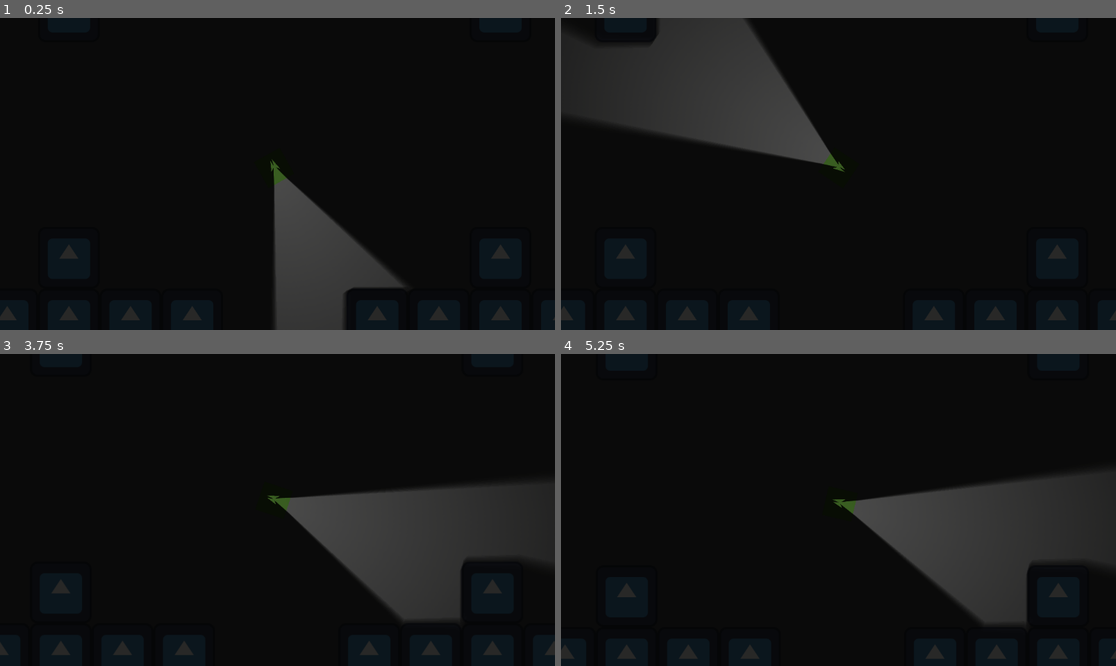
Above: before the commit, frames 1-4 (two rows, left to right).
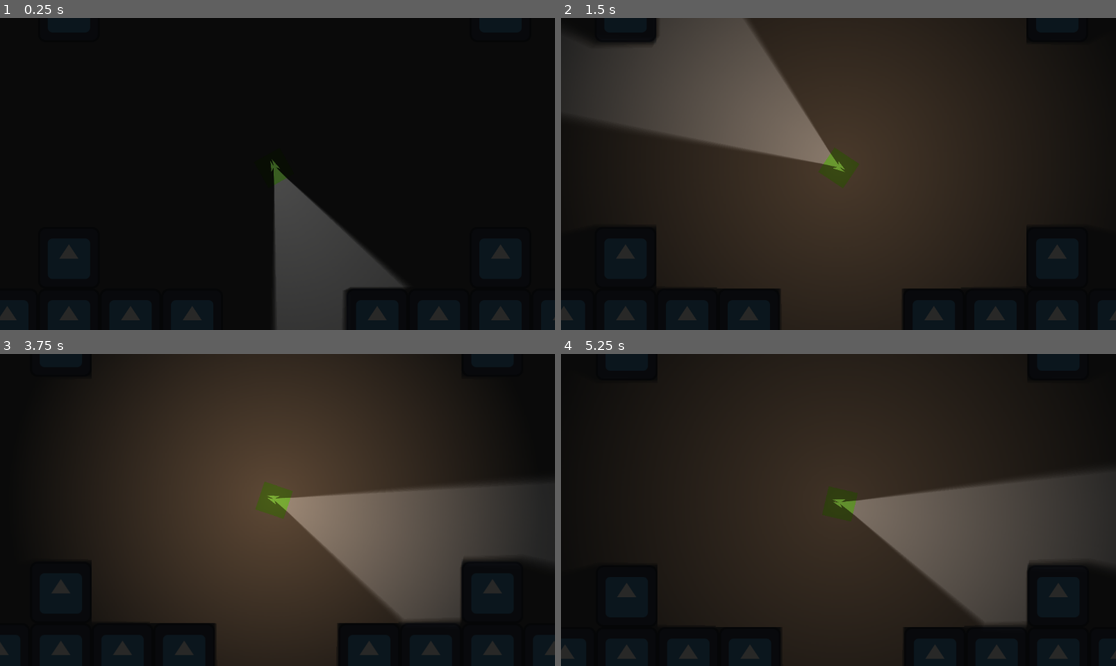
Above: after the commit, the same moments.

Repository: delaitaris/top-down-movement-game
Game: Godot game, scene res://scenes/game.tscn
The game is run twice, just before and just after one commit, with the same random seed, the same clock (stepped at 60 frames per second) and the same inputs. The engine's default icon, where the game draws it, is replaced by a stand-in: a white triangle on a blue panel in a dark square.
Inputs (mouse positions are in pixels of both pictures, inside the frame that each line leads up to):
- Up to frame 1 (0.25 s): no input
- Up to frame 2 (1.5 s): tap Enter at 0.5 s; move the mouse to (749, 105) at 0.52 s; tap A (a) at 0.6 s; click (749, 105) at 0.67 s; tap D (d) at 0.8, 1.35 s; move the mouse to (749, 105) at 1.27 s; click (749, 105) at 1.42 s
- Up to frame 3 (3.75 s): tap S (s) at 1.55, 2.1 s; move the mouse to (188, 444) at 2.02 s; click (188, 444) at 2.3 s; tap Space at 2.75 s; move the mouse to (188, 441) at 2.77 s; click (188, 441) at 2.85 s; tap W (w) at 3.05, 3.6 s; move the mouse to (444, 556) at 3.52 s; click (444, 556) at 3.67 s
- Up to frame 4 (5.25 s): tap A (a) at 3.8, 4.35 s; move the mouse to (672, 463) at 4.27 s; click (672, 463) at 4.42 s; tap D (d) at 4.55, 5.1 s; move the mouse to (866, 510) at 5.02 s; click (866, 510) at 5.17 s

The runs differ from the first frame. In frame 1, less than 0.1% of the frame differs, in the area x 62-64%, y 86-88%; in frame 2, 58%, in the area x 15-86%, y 0-100%; in frame 3, 56%; in frame 4, 48%.

Commit message:
muzzle flashes
also changed bullet colour and general shape (not that you can see them lmao)

next thing is making the gun actually function as a gun with stuff like a set firerate and reloading

Diff:
--- a/scenes/bullet.tscn
+++ b/scenes/bullet.tscn
@@ -1,8 +1,18 @@
 [gd_scene format=3 uid="uid://cry6ap8v0kobj"]
 
 [ext_resource type="Script" uid="uid://cl7b4f7s1fjqj" path="res://scripts/bullet.gd" id="1_v7oki"]
+
+[sub_resource type="Curve" id="Curve_mkf8s"]
+_data = [Vector2(0.010101005, 0), 0.0, 0.0, 0, 0, Vector2(0.25252524, 1), -1.2274321, 0.0, 0, 0, Vector2(1, 0.9887641), 0.0, 0.0, 0, 0]
+point_count = 3
 
 [node name="Node2D" type="Node2D" unique_id=297855556]
 script = ExtResource("1_v7oki")
 
 [node name="Line2D" type="Line2D" parent="." unique_id=82175766]
+width = 8.0
+width_curve = SubResource("Curve_mkf8s")
+default_color = Color(0.54036087, 0.4053232, 0.28355023, 1)
+joint_mode = 1
+begin_cap_mode = 2
+end_cap_mode = 2
--- a/scenes/character.tscn
+++ b/scenes/character.tscn
@@ -5,6 +5,7 @@
 [ext_resource type="Texture2D" uid="uid://dvk7n6vvo4tlf" path="res://sprites/movement game player sprites.png" id="2_dp8ca"]
 [ext_resource type="Script" uid="uid://b4l0iga6446an" path="res://scripts/animated_sprite_2d.gd" id="3_0lw5n"]
 [ext_resource type="Script" uid="uid://cuyaapx2vxu13" path="res://scripts/camera_2d.gd" id="3_px5sl"]
+[ext_resource type="Texture2D" uid="uid://dcnwusatpaigl" path="res://sprites/2d_lights_and_shadows_neutral_point_light.webp" id="6_0lw5n"]
 
 [sub_resource type="AtlasTexture" id="AtlasTexture_0lw5n"]
 atlas = ExtResource("2_dp8ca")
@@ -104,7 +105,7 @@
 [node name="North" type="CollisionPolygon2D" parent="North" unique_id=1433856535]
 polygon = PackedVector2Array(-633, -323, 184, 127, 1013, -323)
 
-[node name="PointLight2D" type="PointLight2D" parent="." unique_id=180403817]
+[node name="Flashlight" type="PointLight2D" parent="." unique_id=180403817]
 position = Vector2(183, 125)
 scale = Vector2(33.976, 27.539)
 range_item_cull_mask = 3
@@ -133,9 +134,25 @@
 position = Vector2(183, 125)
 rotation = 6.2831855
 occluder = SubResource("OccluderPolygon2D_dp8ca")
+occluder_light_mask = 2
 
 [node name="Muzzle" type="Marker2D" parent="." unique_id=1852545678]
 position = Vector2(183, 125)
+
+[node name="Muzzleflash" type="PointLight2D" parent="." unique_id=1310414497]
+position = Vector2(183, 125)
+enabled = false
+color = Color(0.5411765, 0.40392157, 0.28235295, 1)
+energy = 3.0
+shadow_enabled = true
+shadow_filter = 1
+shadow_filter_smooth = 0.6
+texture = ExtResource("6_0lw5n")
+texture_scale = 5.0
+
+[node name="Timer" type="Timer" parent="Muzzleflash" unique_id=610225106]
+wait_time = 0.1
+one_shot = true
 
 [connection signal="mouse_entered" from="West" to="." method="_on_west_mouse_entered"]
 [connection signal="mouse_exited" from="West" to="." method="_on_west_mouse_exited"]
@@ -145,3 +162,4 @@
 [connection signal="mouse_exited" from="South" to="." method="_on_south_mouse_exited"]
 [connection signal="mouse_entered" from="North" to="." method="_on_north_mouse_entered"]
 [connection signal="mouse_exited" from="North" to="." method="_on_north_mouse_exited"]
+[connection signal="timeout" from="Muzzleflash/Timer" to="." method="_on_timer_timeout"]
--- a/scenes/game.tscn
+++ b/scenes/game.tscn
@@ -5,7 +5,7 @@
 [ext_resource type="Texture2D" uid="uid://21m1c6lecaaj" path="res://sprites/basic tilemap blocks.png" id="3_lnu2h"]
 
 [sub_resource type="OccluderPolygon2D" id="OccluderPolygon2D_lnu2h"]
-polygon = PackedVector2Array(-60.22121, -59.902588, -56.39764, -64, 55.44175, -64, 60.539845, -59.902584, 64, -55.123123, 64, 54.16723, 60.53984, 60.221214, 55.123123, 64, -54.485855, 64, -60.22121, 59.583954, -64, 52.892708, -64, -56.716278)
+polygon = PackedVector2Array(-64, -64, 64, -64, 64, 64, -64, 64)
 
 [sub_resource type="TileSetAtlasSource" id="TileSetAtlasSource_yqjtg"]
 texture = ExtResource("2_lnu2h")
@@ -16,7 +16,7 @@
 
 [sub_resource type="TileSet" id="TileSet_lnu2h"]
 tile_size = Vector2i(128, 128)
-occlusion_layer_0/light_mask = 1
+occlusion_layer_0/light_mask = 3
 physics_layer_0/collision_layer = 1
 sources/0 = SubResource("TileSetAtlasSource_yqjtg")
 
--- a/scripts/character.gd
+++ b/scripts/character.gd
@@ -1,9 +1,12 @@
 extends CharacterBody2D
 @onready var particles: CPUParticles2D = $CPUParticles2D
 @onready var sprite: AnimatedSprite2D = $AnimatedSprite2D
-@onready var light: PointLight2D = $PointLight2D
-@onready var light2: LightOccluder2D = $LightOccluder2D
+@onready var light: PointLight2D = $Flashlight
+@onready var flashlightblock: LightOccluder2D = $LightOccluder2D
 @onready var muzzle: Marker2D = $Muzzle
+@onready var muzzleflash: PointLight2D = $Muzzleflash
+@onready var timerflash: Timer = $Muzzleflash/Timer
+
 @export_range(0.0, 180.0) var cone_angle_degrees := 60.0
 @export var bullet_scene: PackedScene
 
@@ -16,11 +19,15 @@
 var west = false
 var current_stance = Stance.STANDING
 
+func _ready() -> void:
+	muzzleflash.shadow_enabled = true
+
+
 #mouse look & shooting
 func _process(_delta: float) -> void:
 	var mouse_pos = get_global_mouse_position()
 	light.look_at(mouse_pos)
-	light2.look_at(mouse_pos)
+	flashlightblock.look_at(mouse_pos)
 	sprite.look_at(mouse_pos)
 	muzzle.look_at(mouse_pos)
 
@@ -109,6 +116,13 @@
 		shoot()
 
 func shoot() -> void:
+	$Muzzleflash.texture_scale = randf_range(4, 6)
+	$Muzzleflash.energy = randf_range(1.5, 2.5)
+
+
+	muzzleflash.enabled = true
+	timerflash.start()
+
 	if not bullet_scene:
 		print("inspector bullet scene doofus")
 		return
@@ -119,3 +133,6 @@
 	bullet.global_rotation = muzzle.global_rotation
 
 	get_tree().current_scene.add_child(bullet)
+
+func _on_timer_timeout() -> void:
+	muzzleflash.enabled = false
